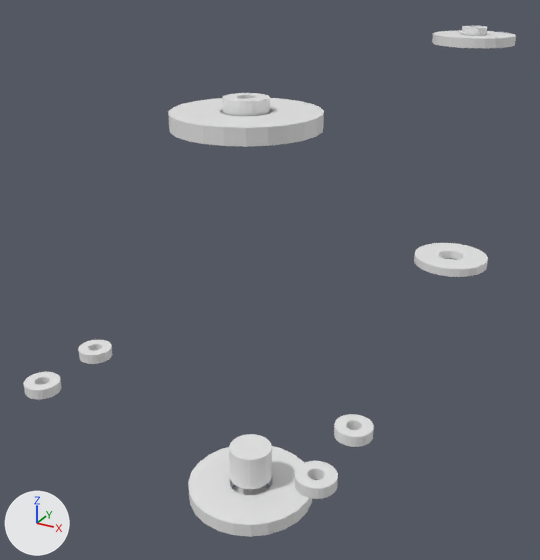
One commit to the OBJ model assets/elexhub/provisional/meshes/forearm__steel.obj: the scene before it, then after it.
The view is the same before and after, from a 50 mm camera at (0.0445, -0.1752, 0.0444) aimed at (-0.0183, -0.0609, -0.0127). The lights are fixed; the arrows at lower left show +X, +Y and +Z. The picture after the commit comes second. Where no turn or scale is listed for an object, it has been applied to the vertices.

Names of what the first picture shows: 'forearm__steel'.
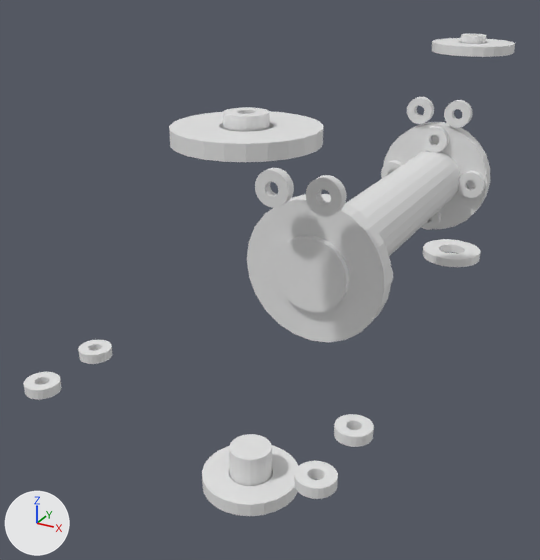
Where the change shows, as pixel boxes [x1, y1, x2, y2] in the pictures (540 x 560 px; the box of a moved part takes in the faces that stretch with it):
'forearm__steel', reshaped: before [23, 26, 516, 537]; after [23, 34, 515, 516]
part 1 of me_forearm__steel, moved or reshaped: before [462, 26, 487, 36]; after [407, 97, 434, 124]
part 2 of me_forearm__steel, moved or reshaped (not visible before): after [444, 100, 472, 128]
part 3 of me_forearm__steel, moved or reshaped (not visible afterwards): before [233, 485, 269, 495]
part 4 of me_forearm__steel, moved or reshaped: before [432, 30, 516, 48]; after [432, 38, 515, 57]
part 5 of me_forearm__steel, moved or reshaped: before [223, 93, 270, 116]; after [461, 34, 486, 44]
part 6 of me_forearm__steel, moved or reshaped: before [414, 243, 488, 277]; after [383, 122, 490, 229]
part 7 of me_forearm__steel, added: after [458, 171, 485, 198]
part 8 of me_forearm__steel, added: after [381, 161, 403, 178]
part 9 of me_forearm__steel, added: after [422, 126, 449, 153]
part 10 of me_forearm__steel, added: after [421, 210, 442, 230]
part 11 of me_forearm__steel, added: after [255, 168, 294, 208]
part 12 of me_forearm__steel, added: after [306, 175, 347, 217]
part 13 of me_forearm__steel, moved or reshaped: before [168, 98, 324, 147]; after [169, 111, 323, 162]
part 14 of me_forearm__steel, added: after [223, 107, 270, 131]
part 15 of me_forearm__steel, moved or reshaped: before [188, 446, 312, 537]; after [247, 194, 392, 343]
part 16 of me_forearm__steel, added: after [274, 151, 460, 312]
part 17 of me_forearm__steel, added: after [423, 239, 481, 267]
part 18 of me_forearm__steel, added: after [202, 445, 298, 516]

The change, as a list of edits to the scene's bpy script:
```text
Change me_forearm__steel:
    remove me_forearm__steel.from_pydata(...)  # 1202 vertices, 2400 faces; spans x -0.0357..0.0157, y -0.109..0.009, z -0.0291..0.0291
    add me_forearm__steel.from_pydata(...)  # 2596 vertices, 5184 faces; spans x -0.0357..0.0157, y -0.109..0.009, z -0.0274..0.0274
    me_forearm__steel part 1: the loose piece of 96 vertices spanning x -0.0027..0.0027, y -0.0027..0.0027, z 0.0275..0.0291 is turned 90 degrees about the x axis through its middle, then moved by (-0.004, -0.0218, -0.0143)
    me_forearm__steel part 2: the loose piece of 96 vertices spanning x -0.0027..0.0027, y -0.0027..0.0027, z -0.0291..-0.0275 is turned 90 degrees about the x axis through its middle, then moved by (0.004, -0.0218, 0.0423)
    me_forearm__steel part 3: the loose piece of 96 vertices spanning x -0.0027..0.0027, y -0.1027..-0.0973, z -0.0291..-0.0275 is moved by (0.0, 0.1, 0.0017)
    me_forearm__steel part 4: the loose piece of 96 vertices spanning x -0.009..0.009, y -0.009..0.009, z 0.0255..0.0275 is moved by (0.0, 0.0, -0.0017)
    me_forearm__steel part 5: the loose piece of 96 vertices spanning x -0.0027..0.0027, y -0.1027..-0.0973, z 0.0275..0.0291 is moved by (0.0, 0.1, -0.0017)
    me_forearm__steel part 6: the loose piece of 96 vertices spanning x -0.009..0.009, y -0.009..0.009, z -0.0275..-0.0255 is multiplied about its middle by the matrix ((1.279, 0.0, 0.0), (0.0, 0.0, -1.5), (0.0, 1.279, 0.0)), then moved by (0.0, -0.0205, 0.0265)
    me_forearm__steel part 7: the loose piece of 96 vertices spanning x -0.0027..0.0027, y -0.0027..0.0027, z -0.0291..-0.0275 is copied, and the copy is turned 90 degrees about the x axis through its middle, then moved by (0.0085, -0.0227, 0.0283); it spans x 0.0058..0.0112, y -0.0235..-0.0219, z -0.0027..0.0027
    me_forearm__steel part 8: the loose piece of 96 vertices spanning x -0.0027..0.0027, y -0.0027..0.0027, z -0.0291..-0.0275 is copied, and the copy is turned 90 degrees about the x axis through its middle, then moved by (-0.0085, -0.0227, 0.0283); it spans x -0.0112..-0.0058, y -0.0235..-0.0219, z -0.0027..0.0027
    me_forearm__steel part 9: the loose piece of 96 vertices spanning x -0.0027..0.0027, y -0.0027..0.0027, z 0.0275..0.0291 is copied, and the copy is turned 90 degrees about the x axis through its middle, then moved by (0.0, -0.0227, -0.0198); it spans x -0.0027..0.0027, y -0.0235..-0.0219, z 0.0058..0.0112
    me_forearm__steel part 10: the loose piece of 96 vertices spanning x -0.0027..0.0027, y -0.0027..0.0027, z -0.0291..-0.0275 is copied, and the copy is turned 90 degrees about the x axis through its middle, then moved by (0.0, -0.0227, 0.0198); it spans x -0.0027..0.0027, y -0.0235..-0.0219, z -0.0112..-0.0058
    me_forearm__steel part 11: the loose piece of 96 vertices spanning x -0.0027..0.0027, y -0.1027..-0.0973, z 0.0275..0.0291 is copied, and the copy is turned 90 degrees about the x axis through its middle, then moved by (-0.004, 0.0142, -0.0143); it spans x -0.0067..-0.0013, y -0.0866..-0.085, z 0.0113..0.0167
    me_forearm__steel part 12: the loose piece of 96 vertices spanning x -0.0027..0.0027, y -0.1027..-0.0973, z 0.0275..0.0291 is copied, and the copy is turned 90 degrees about the x axis through its middle, then moved by (0.004, 0.0142, -0.0143); it spans x 0.0013..0.0067, y -0.0866..-0.085, z 0.0113..0.0167
    me_forearm__steel part 13: the loose piece of 96 vertices spanning x -0.009..0.009, y -0.109..-0.091, z 0.0255..0.0275 is moved by (0.0, 0.0, -0.0017)
    me_forearm__steel part 14: the loose piece of 96 vertices spanning x -0.0027..0.0027, y -0.1027..-0.0973, z 0.0275..0.0291 is copied, and the copy is moved by (0.0, 0.0, -0.0017); it spans x -0.0027..0.0027, y -0.1027..-0.0973, z 0.0258..0.0274
    me_forearm__steel part 15: the loose piece of 96 vertices spanning x -0.009..0.009, y -0.109..-0.091, z -0.0275..-0.0255 is multiplied about its middle by the matrix ((1.279, 0.0, 0.0), (0.0, 0.0, -1.5), (0.0, 1.279, 0.0)), then moved by (0.0, 0.0205, 0.0265)
    me_forearm__steel part 16: a new loose piece, a 24-sided cylinder along y spanning x -0.006..0.006, y -0.082..-0.018, z -0.006..0.006
    me_forearm__steel part 17: a new loose piece of 96 vertices spanning x -0.007..0.007, y -0.007..0.007, z -0.0258..-0.0238
    me_forearm__steel part 18: a new loose piece of 96 vertices spanning x -0.007..0.007, y -0.107..-0.093, z -0.0258..-0.0238
    other edits to the shape of me_forearm__steel do not show in these pictures
```
